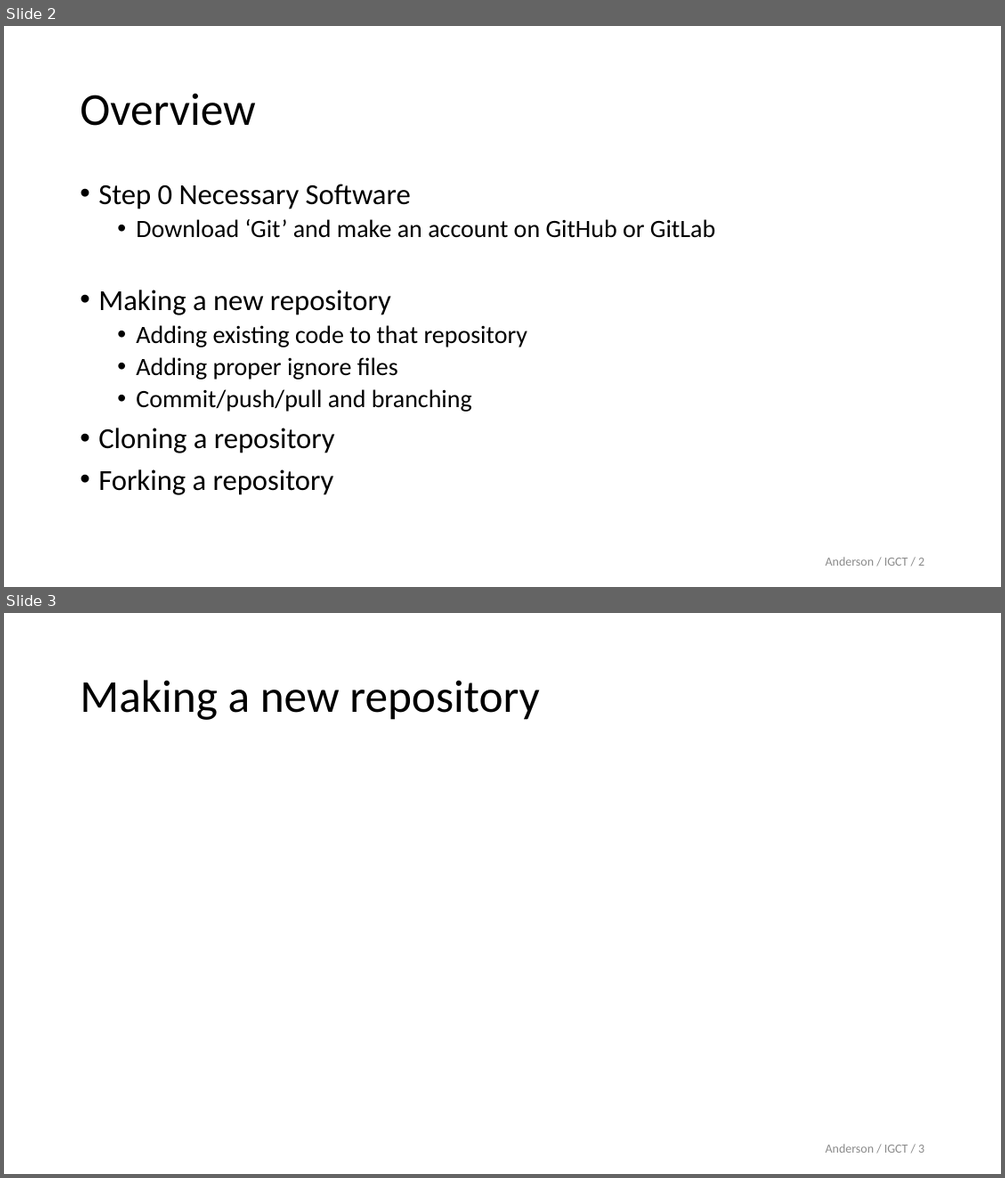
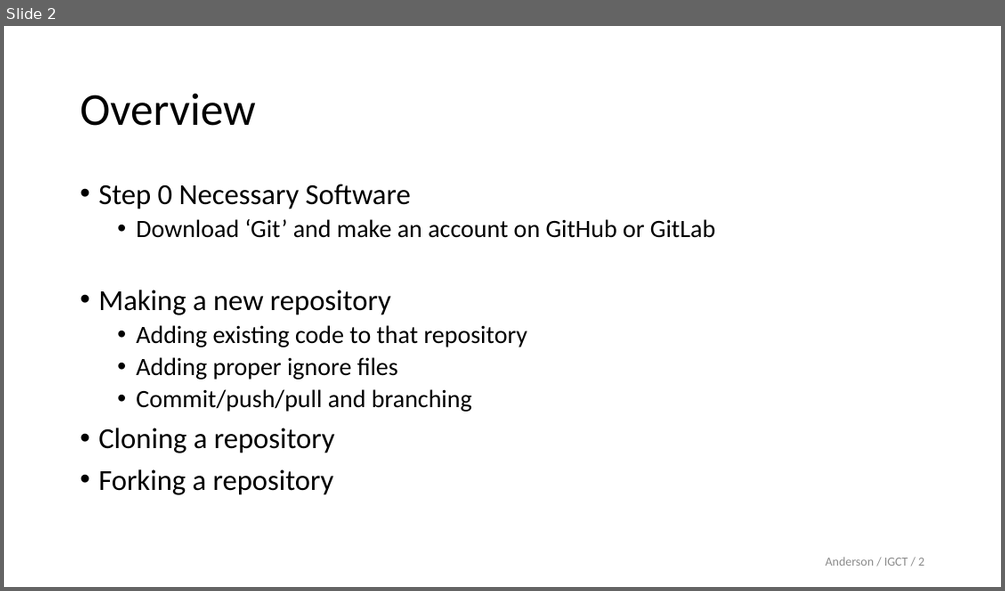
Before and after one commit to brianmanderson/TeachingGithubProcedures, a slide deck: Presentation.pptx. Shown one above the other, each under a label of ours: slides 2 and 3 before the commit, slide 2 after it. The pictures are 1005x1178 and 1005x591 pixels, drawn with LibreOffice and Linux fonts; fonts in the diff are those of the drawing; background and template pictures are left out. Boxes give left, top, right and bottom in pixels: in the first picture for what was removed or moved away, otherwise in the second. Text is boxed around its words. In the diff, an @@ line names an element or a change of style, - is before the commit and + after.

```diff
--- a/Presentation.pptx
+++ b/Presentation.pptx
@@ slide 3 removed at box(4, 613, 1001, 1174), background #FFFFFF @@
@@ title removed at box(80, 680, 540, 720) @@
-Making a new repository
@@ page number removed at box(825, 1143, 924, 1152) @@
-Anderson / IGCT / 3
```
Also in this commit, not shown: 6 slides added, 1 other file.
